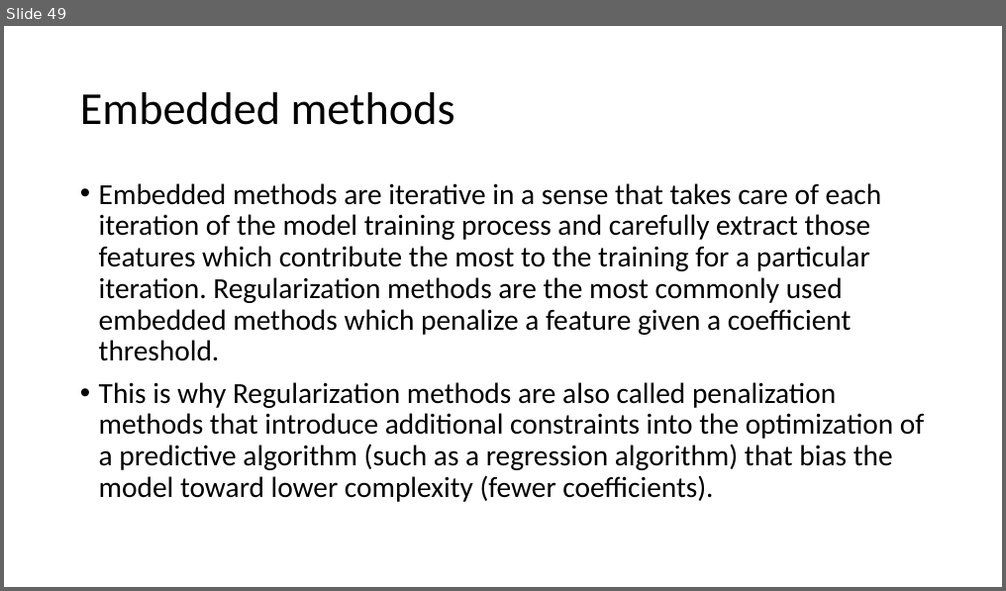
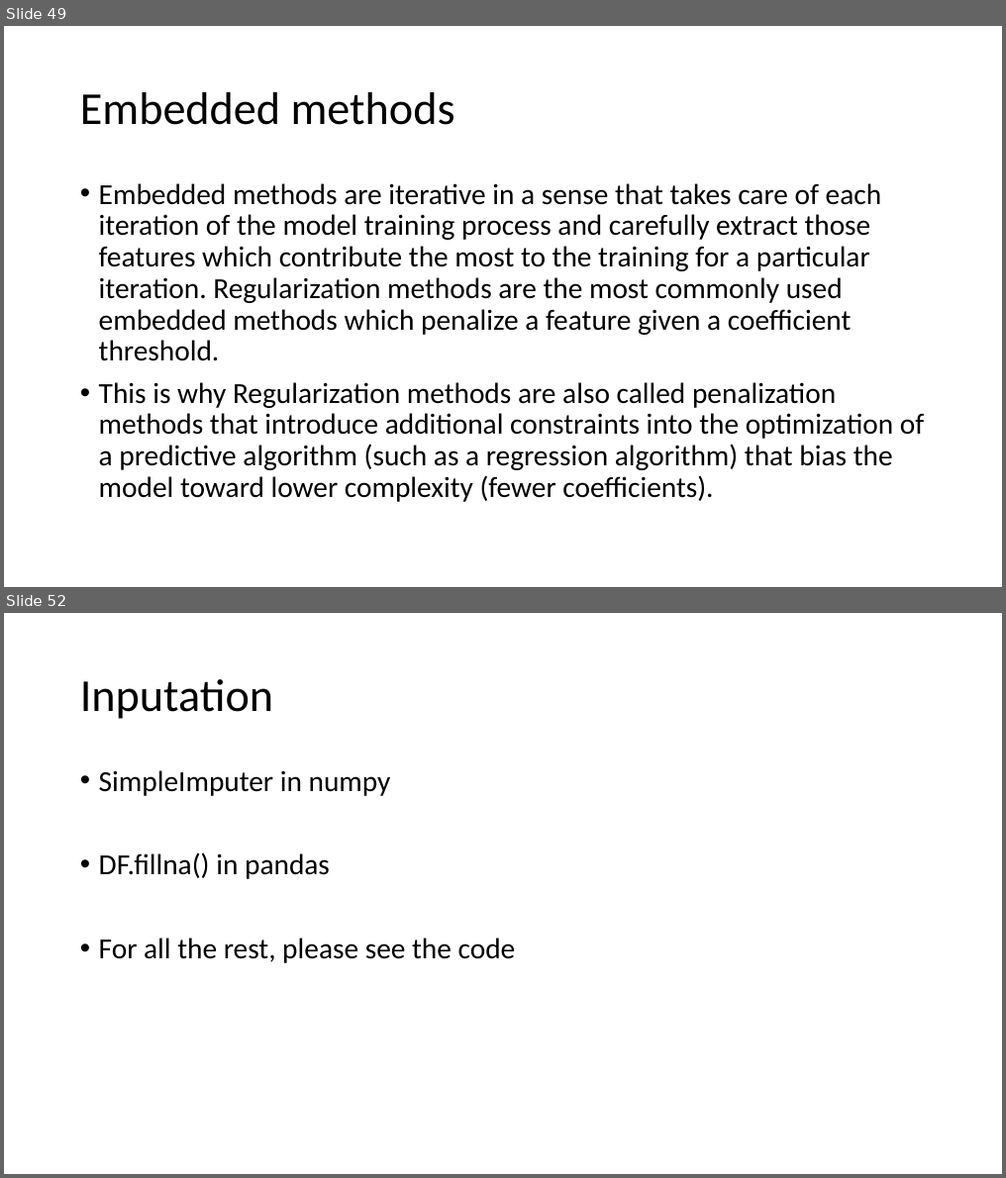
Before and after one commit to FranzGH/IoT_ML, a slide deck: Sklearn-UG.pptx. Shown one above the other, each under a label of ours: slide 49 before the commit, slides 49 and 52 after it; the slides between them are not shown. The pictures are 1006x591 and 1006x1178 pixels, drawn with LibreOffice and Linux fonts; fonts in the diff are those of the drawing. Boxes give left, top, right and bottom in pixels: in the first picture for what was removed or moved away, otherwise in the second. Text is boxed around its words. In the diff, an @@ line names an element or a change of style, - is before the commit and + after.

```diff
--- a/Sklearn-UG.pptx
+++ b/Sklearn-UG.pptx
@@ slide 52 added at (4, 613, 1002, 1174), background #FFFFFF @@
@@ title added at (80, 679, 273, 719), 44 pt, text #000000 @@
+Inputation
@@ text added at (99, 770, 516, 963), 28 pt, text #000000 @@
+• SimpleImputer in numpy
+• DF.fillna() in pandas
+• For all the rest, please see the code
```
Also in this commit, not shown: 7 other slides added, 14 other files.
